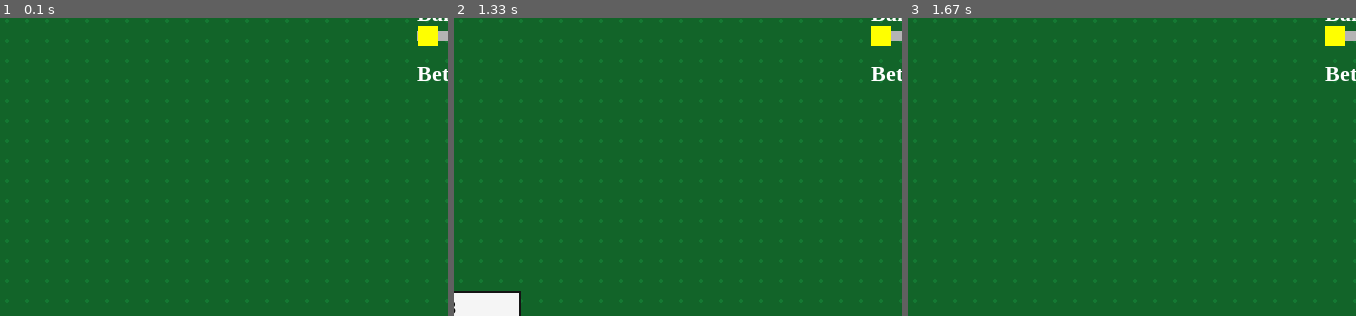
Above: before the commit, frames 1-3 (left to right).
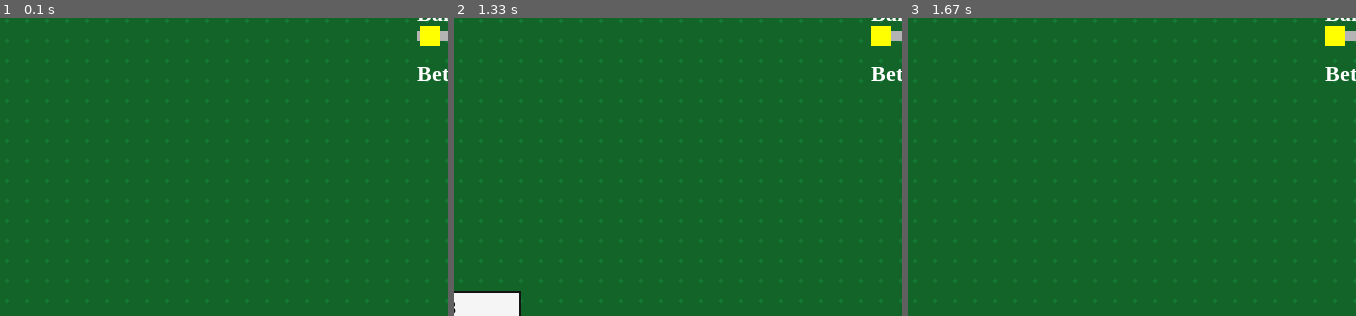
Above: after the commit, the same moments.

Repository: mvvalerio/BlackJackproject
Game: pygame game, started from main.py
Two runs of this game, one before a commit and one after it. Both use one fixed random seed, a clock stepped at 60 frames per second and the inputs below.
Inputs (mouse positions are % of the whole screen's width and height, from its top left):
- Up to frame 1 (0.1 s): no input
- Up to frame 2 (1.33 s): click (8, 94) at 0.38 s; press the mouse at (77, 17) at 0.7 s; move the mouse to (46, 32) at 0.8 s; release the mouse at (14, 47) at 0.93 s; press the mouse at (62, 94) at 1.03 s; move the mouse to (64, 65) at 1.13 s; release the mouse at (66, 36) at 1.27 s
- Up to frame 3 (1.67 s): press the mouse at (8, 94) at 1.37 s; move the mouse to (25, 55) at 1.47 s; release the mouse at (42, 17) at 1.6 s
The pictures show only the part of the screen within x 29-79%, y 14-64%; the shares and areas given below are measured in that part.

The runs differ from the first frame. In frame 1, less than 0.1% of the frame differs, in the area x 93-99%, y 2-10%; in frame 2, nothing differs; in frame 3, nothing differs.

Commit message:
Change max_bet to a fixed value of 500z

Diff:
--- a/bank.py
+++ b/bank.py
@@ -5,7 +5,7 @@
         self.amount = initial_amount
         self.bet = 10
         self.min_bet = 1
-        self.max_bet = self.amount
+        self.max_bet = 500
         self.slider_rect = pygame.Rect(0, 0, 200, 10)
         self.slider_handle_rect = pygame.Rect(0, 0, 20, 20)
         self.dragging = False
